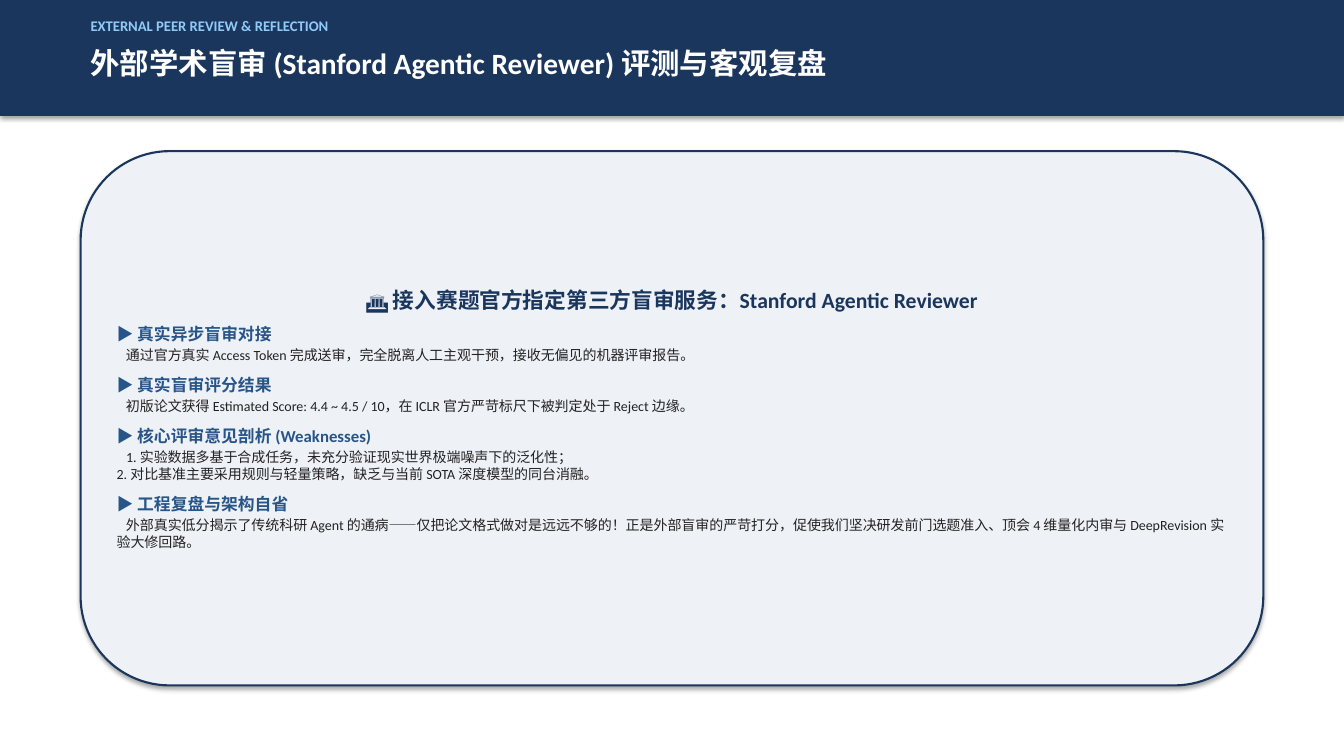
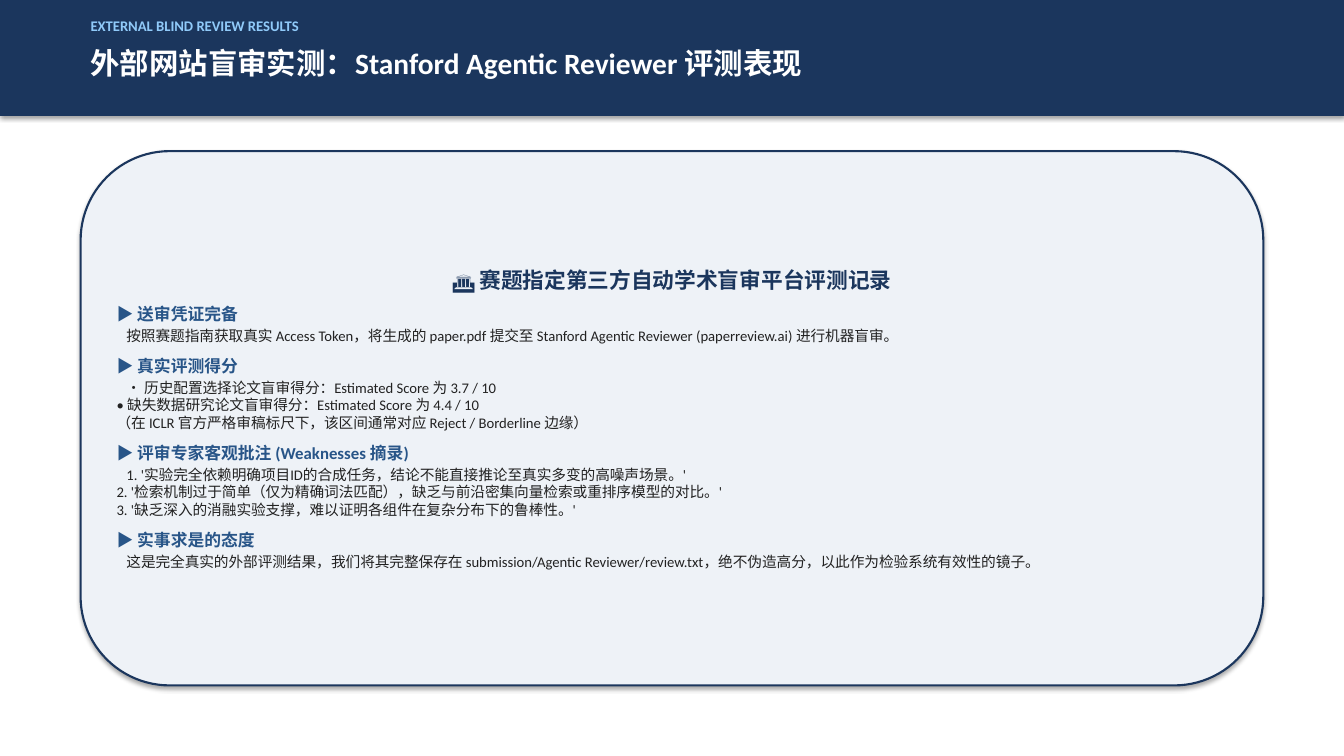
Before and after one commit to MieSheeeep/JiuwenSwarmPaperAgent, a slide deck: slide 7 of docs/第6组项目汇报PPT_终版.pptx (slide 15 before the commit). Drawn at 1344x756 pixels with LibreOffice and Linux fonts; fonts in the diff are those of the drawing. Boxes give left, top, right and bottom in pixels: in the first picture for what was removed or moved away, otherwise in the second. Text is boxed around its words. In the diff, an @@ line names an element or a change of style, - is before the commit and + after.

```diff
--- a/docs/第6组项目汇报PPT_终版.pptx
+++ b/docs/第6组项目汇报PPT_终版.pptx
@@ text at bbox=[91, 21, 299, 31]: text changed @@
-EXTERNAL PEER REVIEW & REFLECTION
+EXTERNAL BLIND REVIEW RESULTS
@@ text at bbox=[91, 48, 802, 79]: text changed @@
-外部学术盲审 (Stanford Agentic Reviewer) 评测与客观复盘
+外部网站盲审实测：Stanford Agentic Reviewer 评测表现
@@ text in rounded rectangle at bbox=[117, 269, 1040, 570]: text changed; size 10 to 10.5 pt @@
-🏛️ 接入赛题官方指定第三方盲审服务：Stanford Agentic Reviewer
-▶ 真实异步盲审对接
-通过官方真实 Access Token 完成送审，完全脱离人工主观干预，接收无偏见的机器评审报告。
-▶ 真实盲审评分结果
-初版论文获得 Estimated Score: 4.4 ~ 4.5 / 10，在 ICLR 官方严苛标尺下被判定处于 Reject 边缘。
-▶ 核心评审意见剖析 (Weaknesses)
-1. 实验数据多基于合成任务，未充分验证现实世界极端噪声下的泛化性；
-2. 对比基准主要采用规则与轻量策略，缺乏与当前 SOTA 深度模型的同台消融。
-▶ 工程复盘与架构自省
-外部真实低分揭示了传统科研 Agent 的通病——仅把论文格式做对是远远不够的！正是外部盲审的严苛打分，促使我们坚决研发前门选题准入、顶会 4 维量化内审与 DeepRevision 实验大修回路。
+🏛️ 赛题指定第三方自动学术盲审平台评测记录
+▶ 送审凭证完备
+按照赛题指南获取真实 Access Token，将生成的 paper.pdf 提交至 Stanford Agentic Reviewer (paperreview.ai) 进行机器盲审。
+▶ 真实评测得分
+• 历史配置选择论文盲审得分：Estimated Score 为 3.7 / 10
+• 缺失数据研究论文盲审得分：Estimated Score 为 4.4 / 10
+（在 ICLR 官方严格审稿标尺下，该区间通常对应 Reject / Borderline 边缘）
+▶ 评审专家客观批注 (Weaknesses 摘录)
+1. '实验完全依赖明确项目ID的合成任务，结论不能直接推论至真实多变的高噪声场景。'
+2. '检索机制过于简单（仅为精确词法匹配），缺乏与前沿密集向量检索或重排序模型的对比。'
+3. '缺乏深入的消融实验支撑，难以证明各组件在复杂分布下的鲁棒性。'
+▶ 实事求是的态度
+这是完全真实的外部评测结果，我们将其完整保存在 submission/Agentic Reviewer/review.txt，绝不伪造高分，以此作为检验系统有效性的镜子。
```
Also in this commit, not shown: 9 other slides changed, 6 slides added, 10 slides removed, 3 other files.
